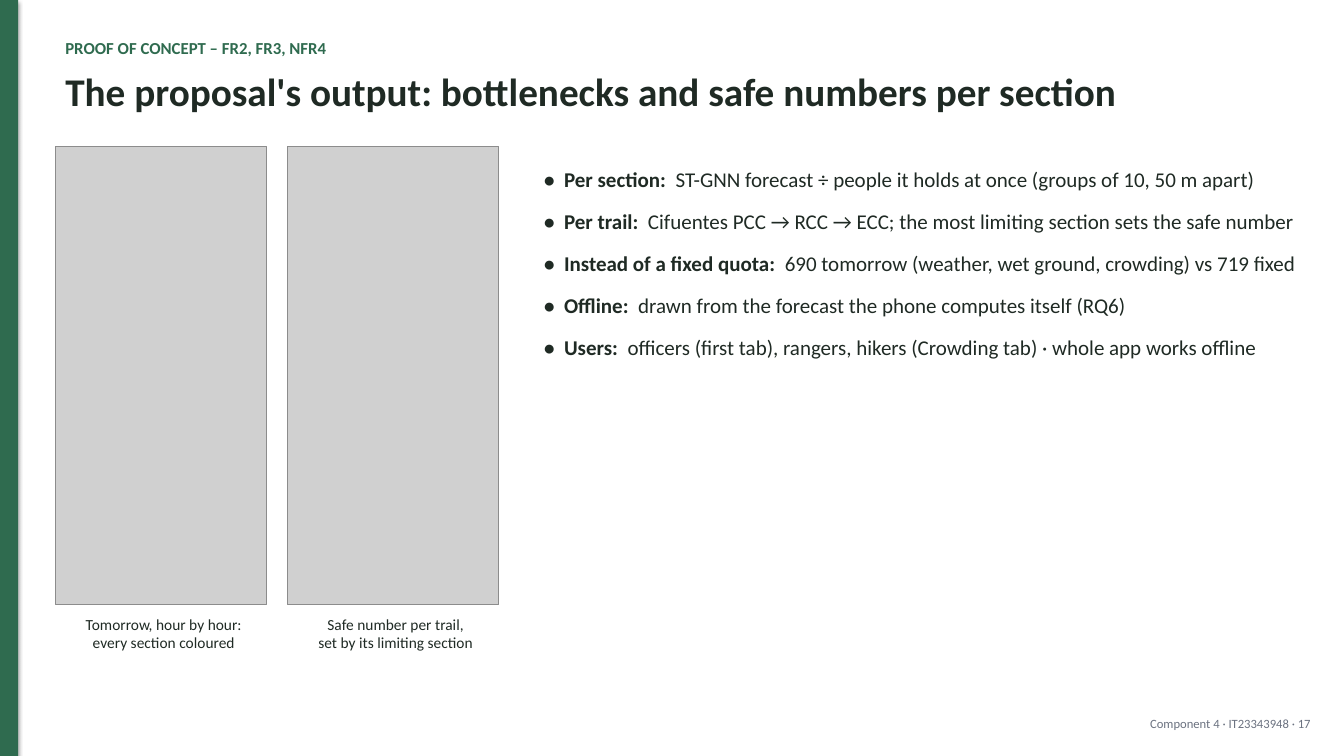
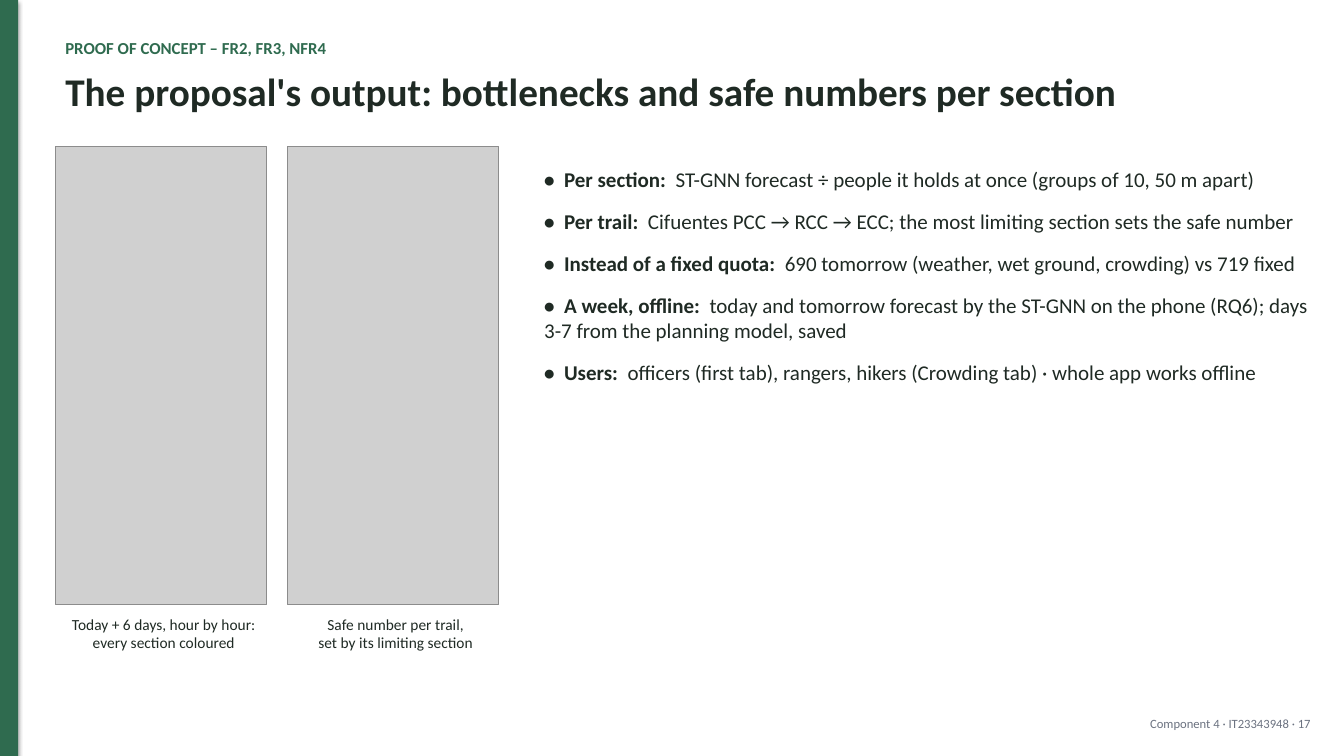
Before and after one commit to mirshadahamed/Decentralized-Hiking-AI, a slide deck: slide 17 of research/component_4/docs/slides/PP1_Component4.pptx. Drawn at 1344x756 pixels with LibreOffice and Linux fonts; fonts in the diff are those of the drawing; grey boxes stand for pictures. Boxes give left, top, right and bottom in pixels: in the first picture for what was removed or moved away, otherwise in the second. Text is boxed around its words. In the diff, an @@ line names an element or a change of style, - is before the commit and + after.

Commit message:
docs and slides

```diff
--- a/research/component_4/docs/slides/PP1_Component4.pptx
+++ b/research/component_4/docs/slides/PP1_Component4.pptx
@@ text at bbox=[544, 298, 1307, 342]: text changed @@
-• Offline: drawn from the forecast the phone computes itself (RQ6)
+• A week, offline: today and tomorrow forecast by the ST-GNN on the phone (RQ6); days 3-7 from the planning model, saved
@@ text at bbox=[72, 619, 255, 633]: text changed @@
-Tomorrow, hour by hour:
+Today + 6 days, hour by hour:
```
Also in this commit, not shown: 6 other files.
